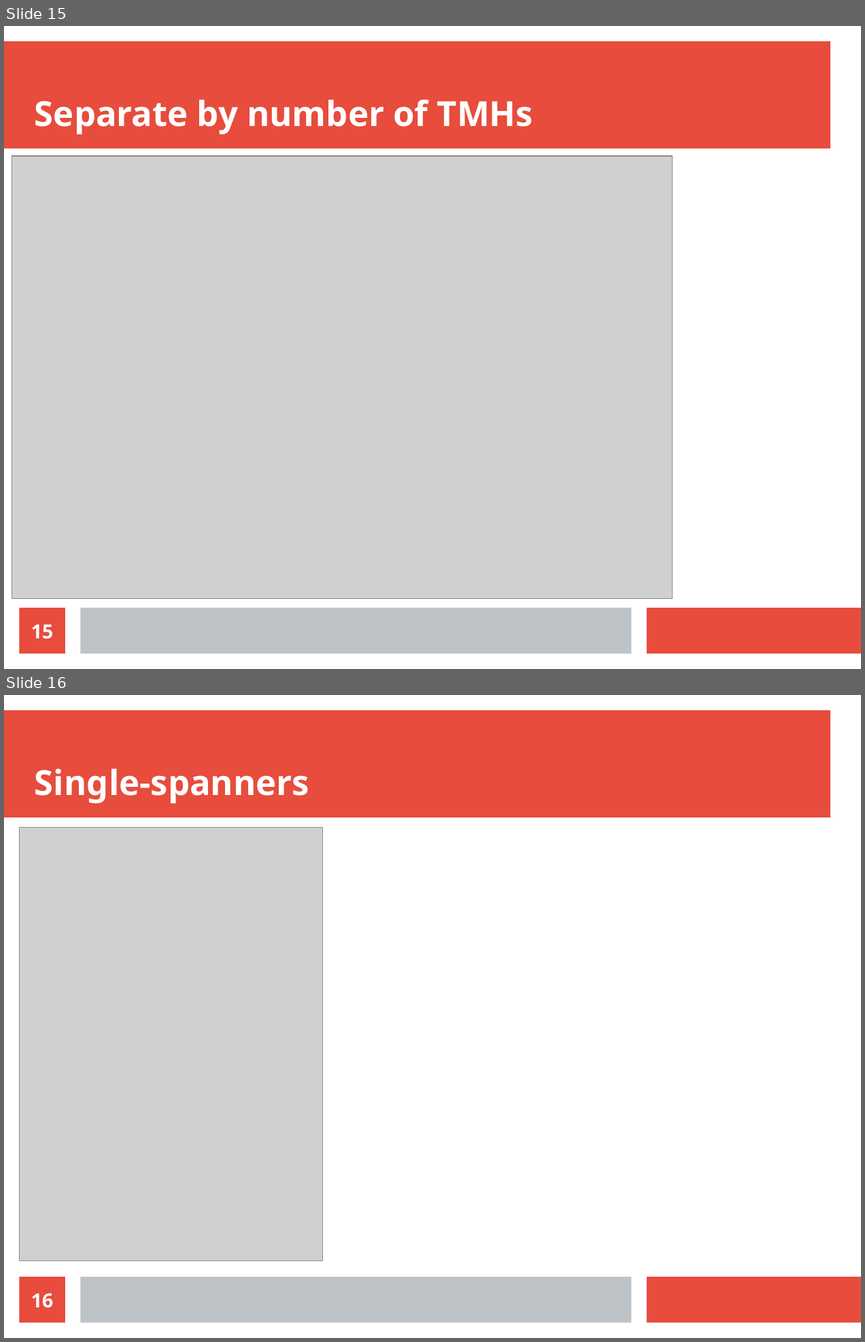
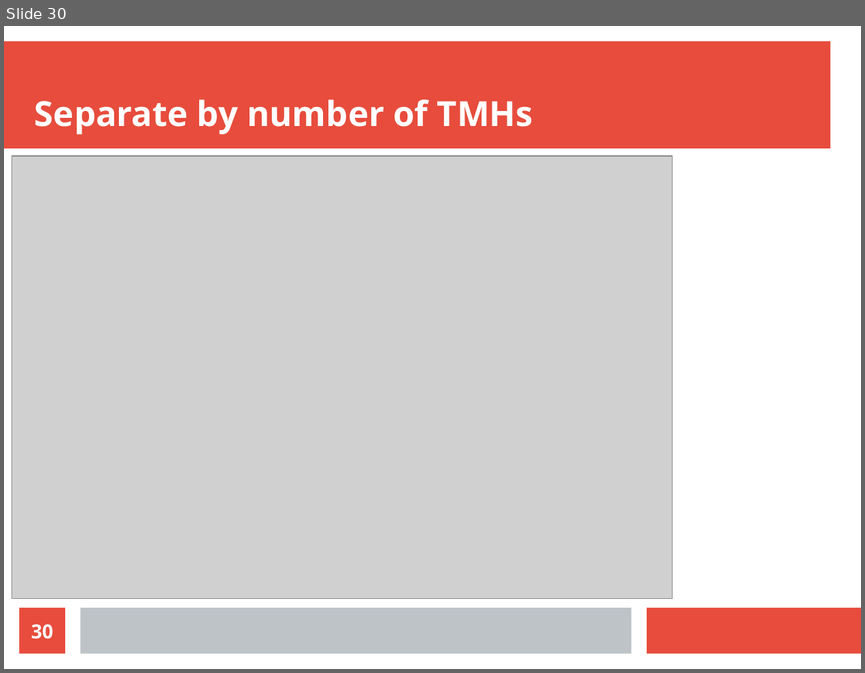
Before and after one commit to richelbilderbeek/molimm_presentation_20210111, a slide deck: molimm_presentation_20210111.odp. Shown one above the other, each under a label of ours: slides 15 and 16 before the commit, slide 30 after it. The pictures are 865x1342 and 865x673 pixels, drawn with LibreOffice and Linux fonts; fonts in the diff are those of the drawing; grey boxes stand for pictures. Boxes give left, top, right and bottom in pixels: in the first picture for what was removed or moved away, otherwise in the second. Text is boxed around its words. In the diff, an @@ line names an element or a change of style, - is before the commit and + after.

```diff
--- a/molimm_presentation_20210111.odp
+++ b/molimm_presentation_20210111.odp
@@ slide 16 removed at (4, 695, 861, 1338), background #FFFFFF; not listed: 3 template elements that a slide beside it also shows @@
@@ title removed at (35, 768, 309, 803) @@
-Single-spanners
@@ picture removed at (20, 827, 323, 1260) @@
@@ page number removed at (20, 1276, 65, 1323) @@
-16
@@ what was slide 15 is now slide 30 @@
@@ page number at (31, 624, 54, 639): text changed @@
-15
+30
```
Also in this commit, not shown: 3 slides changed, 21 slides added, 3 other slides removed, 12 other files.
